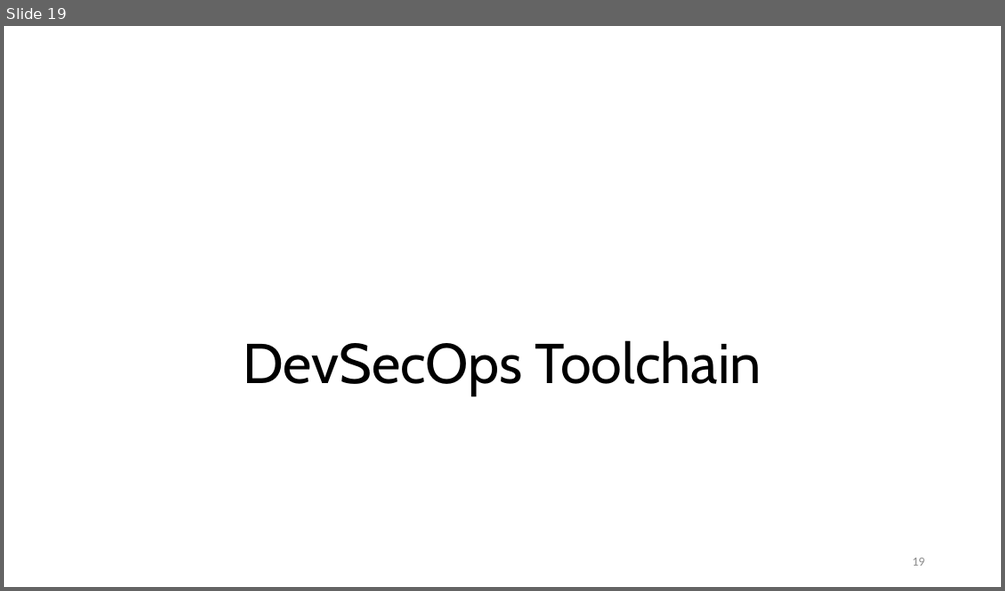
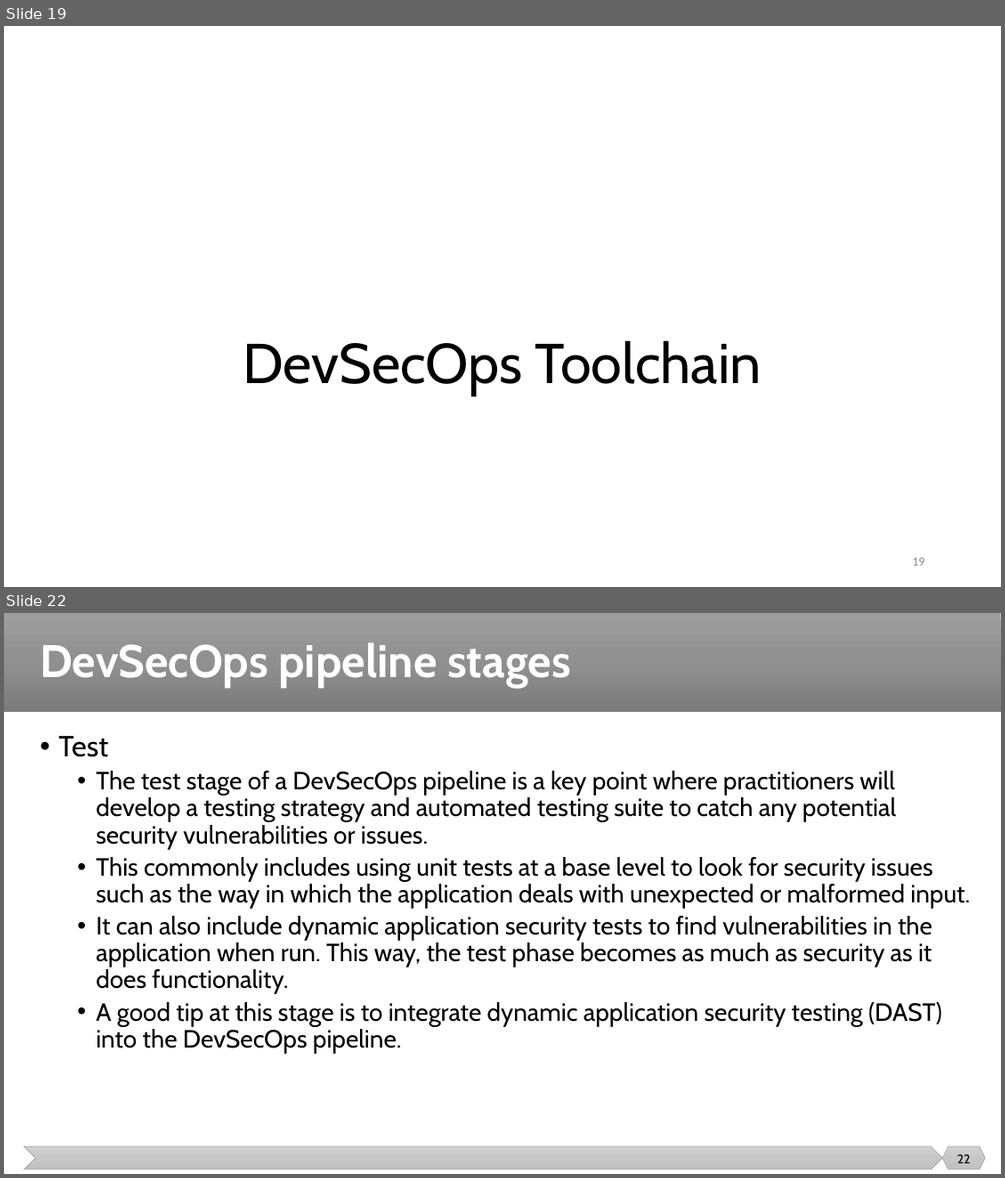
Before and after one commit to malenezi/malenezi, a slide deck: SE489/Lectures/9-DevSecOps/DevSecOps.pptx. Shown one above the other, each under a label of ours: slide 19 before the commit, slides 19 and 22 after it; the slides between them are not shown. The pictures are 1005x591 and 1005x1178 pixels, drawn with LibreOffice and Linux fonts; fonts in the diff are those of the drawing. Boxes give left, top, right and bottom in pixels: in the first picture for what was removed or moved away, otherwise in the second. Text is boxed around its words. In the diff, an @@ line names an element or a change of style, - is before the commit and + after.

```diff
--- a/SE489/Lectures/9-DevSecOps/DevSecOps.pptx
+++ b/SE489/Lectures/9-DevSecOps/DevSecOps.pptx
@@ slide 22 added at (x1=4, y1=613, x2=1001, y2=1174), background #FFFFFF @@
@@ rectangle added at (x1=4, y1=613, x2=1001, y2=712), fill gradient #9D9D9D to #909090 to #7C7C7C @@
@@ title added at (x1=40, y1=642, x2=571, y2=687), 44 pt, text #FFFFFF, bold @@
+DevSecOps pipeline stages
@@ text added at (x1=58, y1=736, x2=970, y2=1053), 24 pt, text #000000 @@
+• Test
+  • The test stage of a DevSecOps pipeline is a key point where practitioners will develop a testing strategy and automated testing suite to catch any potential security vulnerabilities or issues.
+  • This commonly includes using unit tests at a base level to look for security issues such as the way in which the application deals with unexpected or malformed input.
+  • It can also include dynamic application security tests to find vulnerabilities in the application when run. This way, the test phase becomes as much as security as it does functionality.
+  • A good tip at this stage is to integrate dynamic application security testing (DAST) into the DevSecOps pipeline.
@@ chevron added at (x1=24, y1=1146, x2=942, y2=1169), fill gradient #D2D2D2 to #C8C8C8 to #C0C0C0, outline #A5A5A5 0.5 pt @@
@@ hexagon added at (x1=942, y1=1146, x2=985, y2=1169), fill gradient #D2D2D2 to #C8C8C8 to #C0C0C0, outline #A5A5A5 0.5 pt @@
@@ page number added at (x1=957, y1=1154, x2=971, y2=1163), 12 pt, text #000000 @@
+22
```
Also in this commit, not shown: 1 slide changed, 11 other slides added, 1 other file.
